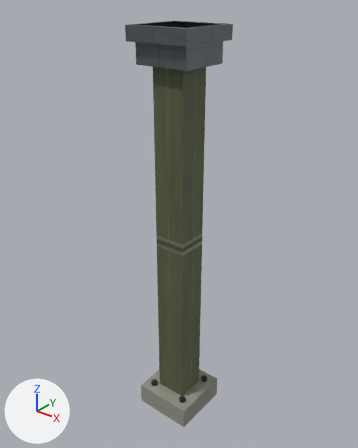
The Blender file assets/source/infrastructure/directorate/conveyors/authoring/conveyor_support_light.blend, before and after one commit.
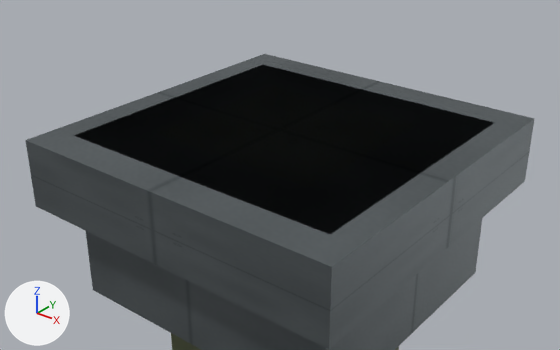
Each version is shown whole from a camera (50 mm lens) standing at (3.48, -4.36, 5.59) and looking at (-0.07, 0.08, 2.83), then close up from a camera (50 mm lens) standing at (0.98, -1.25, 5.86) and looking at (0.02, -0.05, 5.11). The axes (+X, +Y, +Z) are drawn at lower left. The lights are the same throughout. The last two pictures show the newer version.

In view in the first close-up: 'frame'.
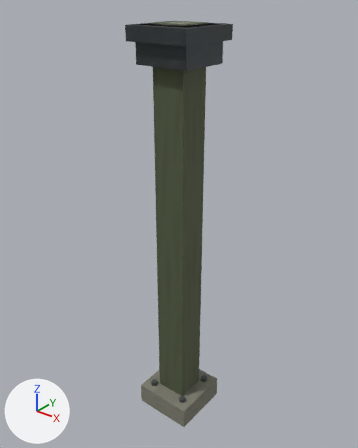
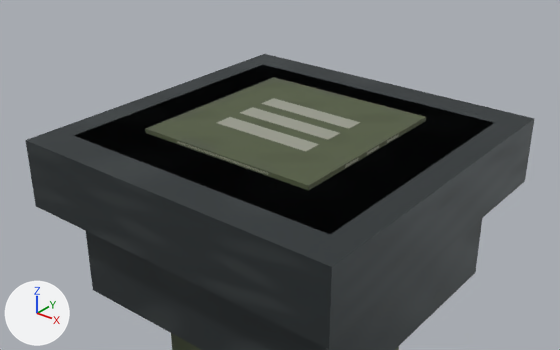
Patch to the scene script:
```diff
--- a/assets/source/infrastructure/directorate/conveyors/authoring/conveyor_support_light.blend.py
+++ b/assets/source/infrastructure/directorate/conveyors/authoring/conveyor_support_light.blend.py
@@ img_conveyor_normal_png @@
+img_conveyor_normal_png = load_image('conveyor_normal.png', '../materials/conveyor_normal.png', 2048, 2048, 'Non-Color')
@@ img_conveyor_emissive_png @@
+img_conveyor_emissive_png = load_image('conveyor_emissive.png', '../materials/conveyor_emissive.png', 2048, 2048, 'sRGB')
@@ img_conveyor_base_png @@
+img_conveyor_base_png = load_image('conveyor_base.png', '../materials/conveyor_base.png', 2048, 2048, 'sRGB')
@@ img_conveyor_orm_png @@
+img_conveyor_orm_png = load_image('conveyor_orm.png', '../materials/conveyor_orm.png', 2048, 2048, 'Non-Color')
@@ mat_directorate_conveyor_shared_pbr @@
+mat_directorate_conveyor_shared_pbr = bpy.data.materials.new('Directorate conveyor shared PBR')
+# uses the picture img_conveyor_base_png
+# uses the picture img_conveyor_emissive_png
+# uses the picture img_conveyor_normal_png
+# uses the picture img_conveyor_orm_png
@@ me_frame @@
 # used by ob_frame; location = (0.0, 0.0, 0.0)
 # verts and faces of me_frame; kept vertices keep their numbers, new ones are numbered from 240
-me_frame.from_pydata(...)  # 240 vertices, 128 faces; spans x -0.4..0.4, y -0.4..0.4, z 0.0..5.2
+me_frame.from_pydata(...)  # 264 vertices, 140 faces; spans x -0.4..0.4, y -0.4..0.4, z 0.0..5.22
+# me_frame part 1
+verts[240] = (-0.22, 0.22, 5.2)
+verts[241] = (-0.22, -0.22, 5.2)  # pixel (145, 132)
+verts[242] = (-0.22, -0.22, 5.22)  # pixel (145, 128)
+verts[243] = (-0.22, 0.22, 5.22)  # pixel (273, 77)
+verts[244] = (-0.22, 0.22, 5.22)  # pixel (273, 77)
+verts[245] = (-0.22, 0.22, 5.2)
+verts[246] = (-0.22, -0.22, 5.2)  # pixel (145, 132)
+verts[247] = (-0.22, -0.22, 5.22)  # pixel (145, 128)
+for new, old in zip([*range(248, 256)], [*range(240, 248)]): verts[new] = verts[old] + (0.44, 0.0, 0.0)
+verts[256] = (-0.22, -0.22, 5.2)  # pixel (145, 132)
+verts[257] = (-0.22, -0.22, 5.22)  # pixel (145, 128)
+verts[258] = (0.22, -0.22, 5.22)  # pixel (308, 185)
+verts[259] = (0.22, -0.22, 5.2)  # pixel (308, 190)
+for new, old in zip([*range(260, 264)], [*range(256, 260)]): verts[new] = verts[old] + (0.0, 0.44, 0.0)
+faces += [(256, 257, 261), (256, 261, 260), (258, 263, 262), (258, 259, 263), (240, 248, 249), (240, 249, 241)]
+faces += [(242, 250, 251), (242, 251, 243), (244, 252, 253), (244, 253, 245), (246, 254, 255), (246, 255, 247)]
+# me_frame part 2: 128 faces spanning x -0.4..0.4, y -0.4..0.4, z 0.0..5.2 switch from mat_directorate_shared_industrial_pbr to mat_directorate_conveyor_shared_pbr
```

Boxes [x1, y1, x2, y2] around the edits, measured in the close-ups (560 x 350 px):
part 1 of me_frame, added (green)
    after: [145, 77, 426, 190]
part 2 of me_frame, recoloured (darker)
    both: [26, 54, 535, 350]
